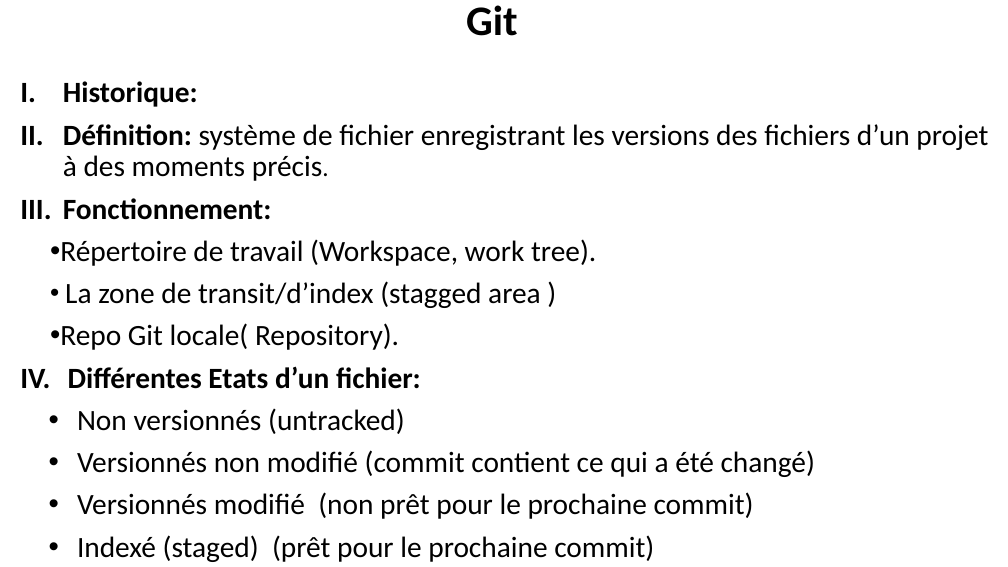
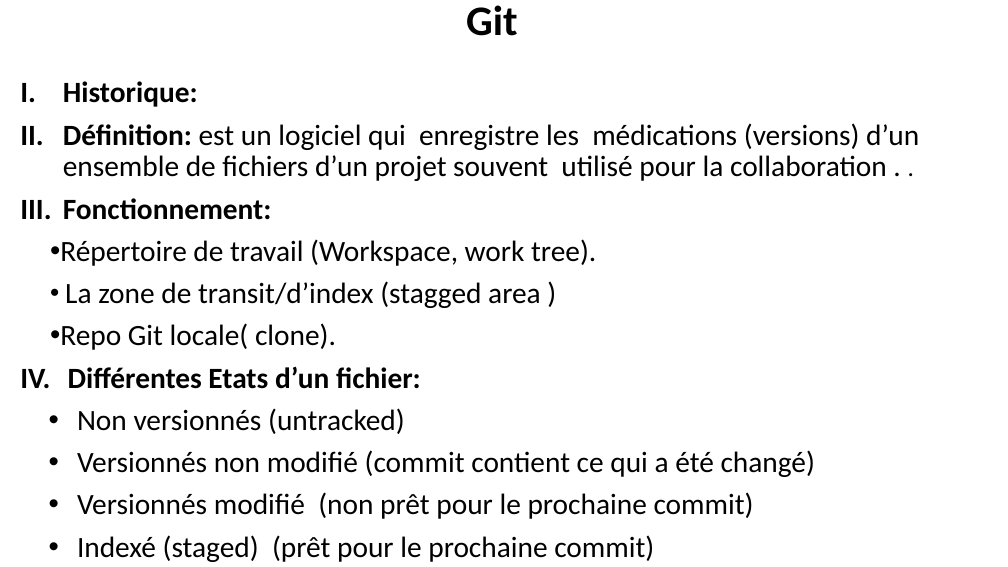
Before and after one commit to belakebiboussad/form, a slide deck: slide 3 of Formation Git.pptx. Drawn at 1008x567 pixels with LibreOffice and Linux fonts; fonts in the diff are those of the drawing. Boxes give left, top, right and bottom in pixels: in the first picture for what was removed or moved away, otherwise in the second. Text is boxed around its words. In the diff, an @@ line names an element or a change of style, - is before the commit and + after.

```diff
--- a/Formation Git.pptx
+++ b/Formation Git.pptx
@@ subtitle at box(63, 123, 919, 181): text changed @@
-II. Définition: système de fichier enregistrant les versions des fichiers d’un projet à des moments précis.
+II. Définition: est un logiciel qui enregistre les médications (versions) d’un ensemble de fichiers d’un projet souvent utilisé pour la collaboration . .
@@ subtitle at box(60, 323, 336, 350): text changed @@
-• Repo Git locale( Repository).
+• Repo Git locale( clone).
```
Also in this commit, not shown: 7 other slides changed, 3 slides added, 1 slide removed, 1 other file.
